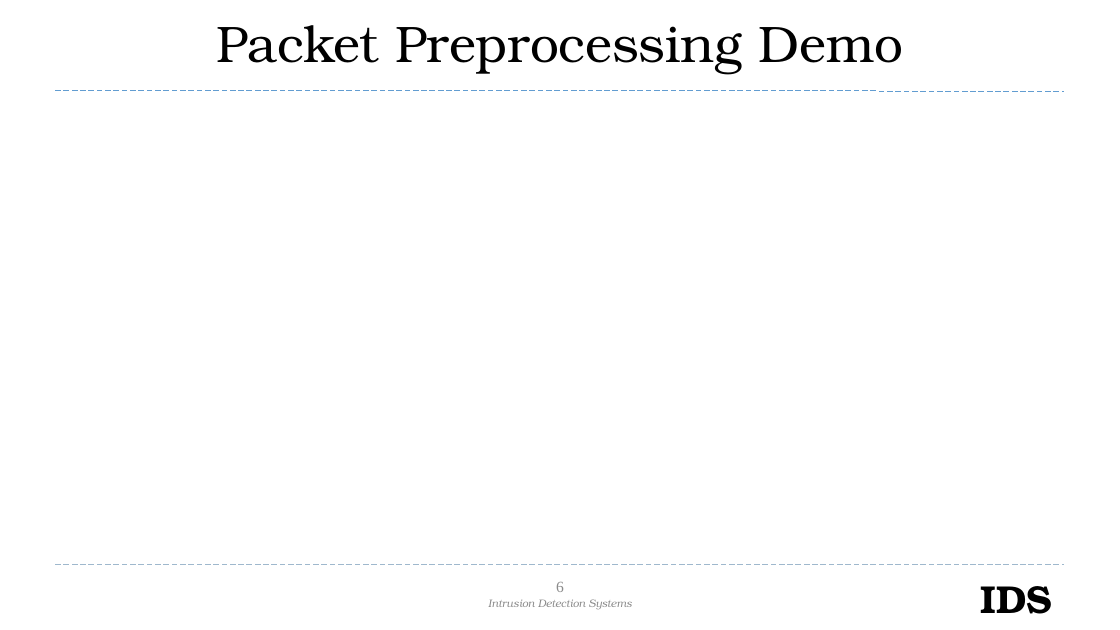
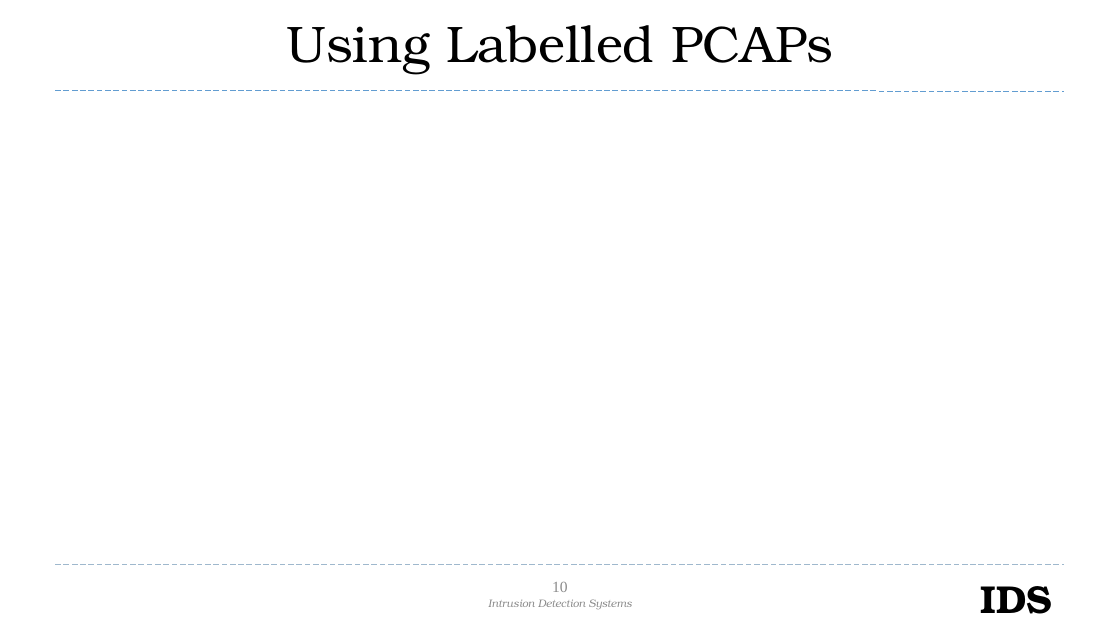
Before and after one commit to AndrewQuijano/Operating_Systems_II, a slide deck: slide 10 of Project_Presentation_Final.pptx (slide 6 before the commit). Drawn at 1120x630 pixels with LibreOffice and Linux fonts; fonts in the diff are those of the drawing; background and template pictures are left out. Boxes give left, top, right and bottom in pixels: in the first picture for what was removed or moved away, otherwise in the second. Text is boxed around its words. In the diff, an @@ line names an element or a change of style, - is before the commit and + after.

Commit message:
label encoding for kdd ready. Will leave it to run all night on home PC shortly

```diff
--- a/Project_Presentation_Final.pptx
+++ b/Project_Presentation_Final.pptx
@@ title at [286,25,834,75]: text changed @@
-Packet Preprocessing Demo
+Using Labelled PCAPs
@@ page number at [552,582,568,592]: text changed @@
-6
+10
```
Also in this commit, not shown: 2 other slides changed, 1 slide added, 1 slide removed, 3 other files.
